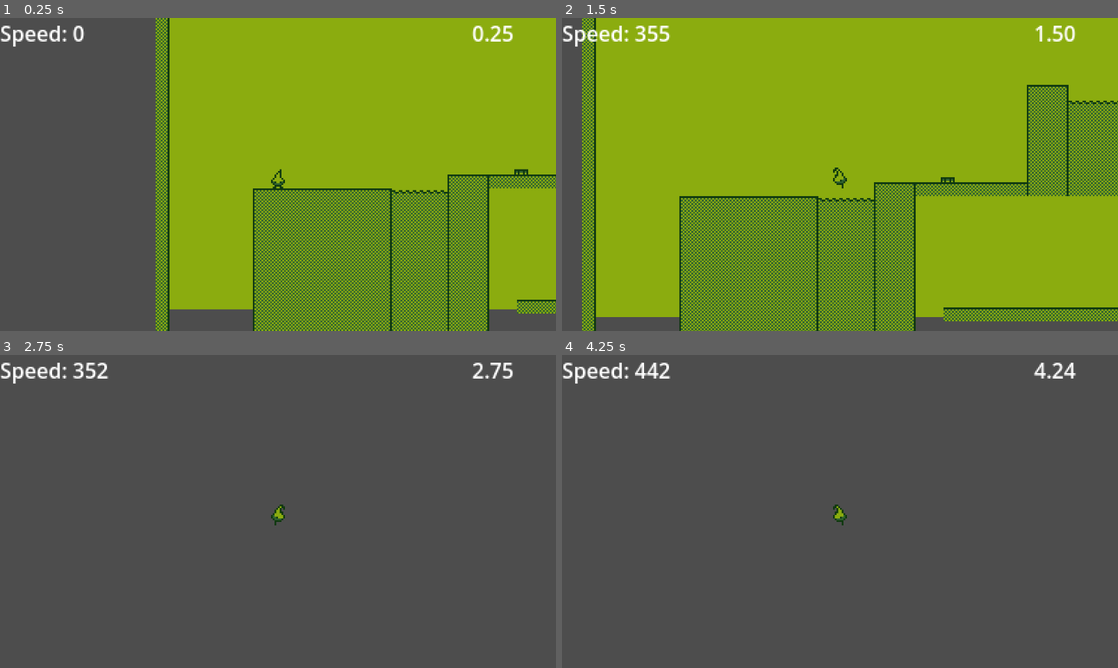
Above: before the commit, frames 1-4 (two rows, left to right).
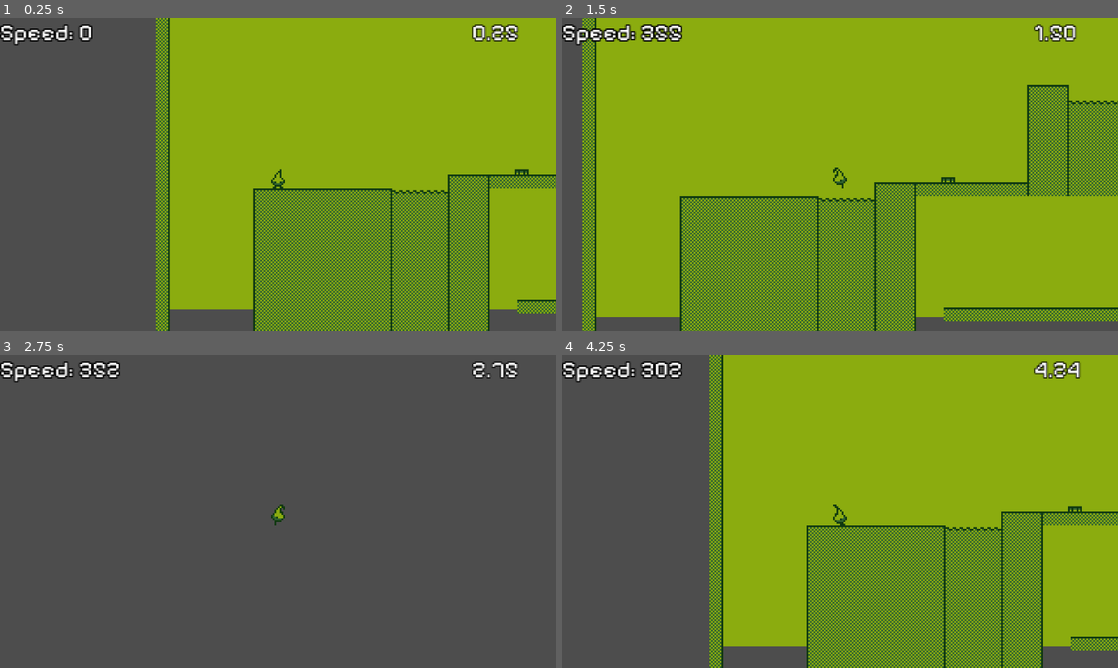
Above: after the commit, the same moments.

Repository: NokIkNick/Polymars-Gamejam
Game: Godot game, scene res://main.tscn
Same seed, same stepped clock (60 frames per second), same inputs: the game is played once before the commit and once after it.
Inputs:
- Up to frame 1 (0.25 s): no input
- Up to frame 2 (1.5 s): tap Enter (ui_accept) at 0.5 s; hold D (right) from 0.53 s (still down); tap Space (jump) at 0.77 s
- Up to frame 3 (2.75 s): tap Space (jump) at 1.52 s; release D (right) at 2.03 s; hold A (left) from 2.03 s (still down)
- Up to frame 4 (4.25 s): release A (left) at 2.78 s; hold D (right) from 2.78 s (still down); tap Space (jump) at 3.02, 3.77 s; tap R (reset, bound only after the commit) at 4.15 s

The runs differ from the first frame. In frame 1, 8.5% of the frame differs, in the area x 0-100%, y 0-100%; in frame 2, 10%; in frame 3, 1.2%; in frame 4, 72%.
Error before the commit: Invalid access to property or key 'player_identifier' on a base object of type 'Nil'. (res://Leaderboard-fetcher.gd:82)

Commit message:
checkpoint system

Diff:
--- /dev/null
+++ b/game/canvas_layer.tscn
@@ -0,0 +1,29 @@
+[gd_scene load_steps=3 format=3 uid="uid://0nqmnmhfww8g"]
+
+[ext_resource type="Script" path="res://Timer.gd" id="1_5akns"]
+
+[sub_resource type="LabelSettings" id="LabelSettings_qj30n"]
+
+[node name="CanvasLayer" type="CanvasLayer"]
+
+[node name="SpeedLabel" type="Label" parent="."]
+texture_filter = 1
+offset_right = 48.0
+offset_bottom = 23.0
+scale = Vector2(3, 3)
+text = "Speed"
+label_settings = SubResource("LabelSettings_qj30n")
+
+[node name="Timer" type="Label" parent="."]
+texture_filter = 1
+anchors_preset = 1
+anchor_left = 1.0
+anchor_right = 1.0
+offset_left = -193.0
+offset_right = -129.0
+offset_bottom = 23.0
+grow_horizontal = 0
+scale = Vector2(3, 3)
+text = "00:00:00"
+script = ExtResource("1_5akns")
+metadata/_edit_use_anchors_ = true
--- /dev/null
+++ b/game/checkpoint.gd
@@ -0,0 +1,17 @@
+extends Area2D
+@onready var checkpoint = $"."
+
+
+# Called when the node enters the scene tree for the first time.
+func _ready():
+	pass # Replace with function body.
+
+
+# Called every frame. 'delta' is the elapsed time since the previous frame.
+func _process(delta):
+	pass
+
+
+func _on_body_shape_entered(body_rid, body, body_shape_index, local_shape_index):
+	if(body.name == "Player"):
+		body.set_checkpoint(checkpoint)
--- /dev/null
+++ b/game/checkpoint.tscn
@@ -0,0 +1,14 @@
+[gd_scene load_steps=3 format=3 uid="uid://c71i43tx4e2s5"]
+
+[ext_resource type="Script" path="res://checkpoint.gd" id="1_7or5l"]
+
+[sub_resource type="RectangleShape2D" id="RectangleShape2D_rar0n"]
+
+[node name="Checkpoint" type="Area2D"]
+scale = Vector2(3, 3)
+script = ExtResource("1_7or5l")
+
+[node name="CollisionShape2D" type="CollisionShape2D" parent="."]
+shape = SubResource("RectangleShape2D_rar0n")
+
+[connection signal="body_shape_entered" from="." to="." method="_on_body_shape_entered"]
--- a/game/main.tscn
+++ b/game/main.tscn
@@ -1,27 +1,44 @@
-[gd_scene load_steps=10 format=3 uid="uid://cdd6tnvri16ta"]
+[gd_scene load_steps=14 format=3 uid="uid://cdd6tnvri16ta"]
 
 [ext_resource type="Texture2D" uid="uid://d1fcdr1hk4m3m" path="res://sprites/background.png" id="1_n6kgs"]
+[ext_resource type="FontFile" uid="uid://ci8kelx4psd6p" path="res://fonts/PixelifySans-VariableFont_wght.ttf" id="1_p8ew8"]
 [ext_resource type="Script" path="res://Timer.gd" id="1_r5vfo"]
 [ext_resource type="Texture2D" uid="uid://bq2issv6q78h3" path="res://sprites/Tileset.png" id="2_cgqne"]
 [ext_resource type="PackedScene" uid="uid://dp1sgbeywsxsi" path="res://scenes/player.tscn" id="3_bwrsv"]
+[ext_resource type="PackedScene" uid="uid://c71i43tx4e2s5" path="res://checkpoint.tscn" id="5_qkdsd"]
 [ext_resource type="PackedScene" uid="uid://b40qcq5uv0kwm" path="res://steam_eruptor.tscn" id="5_t36ah"]
-[ext_resource type="Script" path="res://Leaderboard-fetcher.gd" id="6_ex8gf"]
+[ext_resource type="PackedScene" uid="uid://bnrday3kdke0" path="res://start_position.tscn" id="8_wg3pl"]
 
 [sub_resource type="GDScript" id="GDScript_md5l2"]
 script/source = "extends Node
 
 @onready var timer_label = $CanvasLayer/Timer
 @onready var timer = $Timer
+@onready var player = $Player
+@onready var start_position = $StartPosition
 
 # Called when the node enters the scene tree for the first time.
 func _ready():
-	pass # Replace with function body.
+	player.position = start_position.position
+	player.set_checkpoint(start_position)
 
 
 # Called every frame. 'delta' is the elapsed time since the previous frame.
 func _process(delta):
 	pass
 "
+
+[sub_resource type="LabelSettings" id="LabelSettings_uovmn"]
+font = ExtResource("1_p8ew8")
+font_size = 18
+outline_size = 4
+outline_color = Color(0, 0, 0, 1)
+
+[sub_resource type="LabelSettings" id="LabelSettings_3dm7a"]
+font = ExtResource("1_p8ew8")
+font_size = 18
+outline_size = 3
+outline_color = Color(0, 0, 0, 1)
 
 [sub_resource type="TileSetAtlasSource" id="TileSetAtlasSource_042gh"]
 texture = ExtResource("2_cgqne")
@@ -91,6 +108,7 @@
 offset_bottom = 23.0
 scale = Vector2(3, 3)
 text = "Speed"
+label_settings = SubResource("LabelSettings_uovmn")
 
 [node name="Timer" type="Label" parent="CanvasLayer"]
 texture_filter = 1
@@ -103,6 +121,7 @@
 grow_horizontal = 0
 scale = Vector2(3, 3)
 text = "00:00:00"
+label_settings = SubResource("LabelSettings_3dm7a")
 script = ExtResource("1_r5vfo")
 metadata/_edit_use_anchors_ = true
 
@@ -131,8 +150,13 @@
 position = Vector2(842, 400)
 scale = Vector2(4, 4)
 
+[node name="Checkpoint" parent="." instance=ExtResource("5_qkdsd")]
+position = Vector2(1069, 161)
+
 [node name="Player" parent="." instance=ExtResource("3_bwrsv")]
 position = Vector2(282, 410)
 
 [node name="Leaderboard-fetcher" type="Node" parent="."]
-script = ExtResource("6_ex8gf")
+
+[node name="StartPosition" parent="." instance=ExtResource("8_wg3pl")]
+position = Vector2(281, 416)
--- a/game/project.godot
+++ b/game/project.godot
@@ -44,6 +44,12 @@
 , Object(InputEventJoypadButton,"resource_local_to_scene":false,"resource_name":"","device":-1,"button_index":0,"pressure":0.0,"pressed":false,"script":null)
 ]
 }
+reset={
+"deadzone": 0.5,
+"events": [Object(InputEventKey,"resource_local_to_scene":false,"resource_name":"","device":-1,"window_id":0,"alt_pressed":false,"shift_pressed":false,"ctrl_pressed":false,"meta_pressed":false,"pressed":false,"keycode":0,"physical_keycode":82,"key_label":0,"unicode":114,"echo":false,"script":null)
+, Object(InputEventJoypadButton,"resource_local_to_scene":false,"resource_name":"","device":-1,"button_index":4,"pressure":0.0,"pressed":false,"script":null)
+]
+}
 
 [physics]
 
--- a/game/scenes/player.gd
+++ b/game/scenes/player.gd
@@ -5,11 +5,13 @@
 const ORIGINAL_SPEED = 300.0
 const MAX_SPEED = 1600.0
 const JUMP_VELOCITY = -900.0
+var last_checkpoint = null
 @onready var sprite_2d = $Sprite2D
 @onready var speed_label = $"../CanvasLayer/SpeedLabel"
 @onready var coyote_timer = $CoyoteTimer
 @onready var character_body_2d = $"."
 @onready var audio_stream_player = $AudioStreamPlayer
+@onready var ui = $"../UI"
 
 
 # Get the gravity from the project settings to be synced with RigidBody nodes.
@@ -18,9 +20,9 @@
 func update_speedometer():
 	speed_label.text = "Speed: %s"% abs(velocity.x)
 	if(speed >= 1200):
-		speed_label.set("theme_override_colors/font_color", Color(1.0,0.0,0.0,1.0))
+		speed_label.set_modulate(Color(1.0,0.0,0.0,1.0))
 	else:
-		speed_label.set("theme_override_colors/font_color", Color(255,255,255))
+		speed_label.set_modulate(Color(255,255,255))
 
 func update_run_animations():
 	if(velocity.x > 1  || velocity.x < -1):
@@ -82,6 +84,18 @@
 	if(speed < MAX_SPEED):
 		speed += amount
 
+func _ready():
+	last_checkpoint = null
+
+func reset():
+	if(last_checkpoint != null):
+		position = last_checkpoint.position
+		velocity.x = 0
+		velocity.y = 0
+
+func set_checkpoint(checkpoint) -> void:
+	last_checkpoint = checkpoint
+
 #update function
 func _physics_process(delta):
 
@@ -103,6 +117,10 @@
 	# Movement input
 	handle_movement()
 
+	#Manual Reset
+	if(Input.is_action_just_pressed("reset")):
+		reset()
+
 	var was_on_floor = is_on_floor()
 
 	move_and_slide()
--- /dev/null
+++ b/game/start_position.tscn
@@ -0,0 +1,9 @@
+[gd_scene load_steps=2 format=3 uid="uid://bnrday3kdke0"]
+
+[sub_resource type="RectangleShape2D" id="RectangleShape2D_kl2p7"]
+
+[node name="StartPosition" type="Area2D"]
+
+[node name="CollisionShape2D" type="CollisionShape2D" parent="."]
+scale = Vector2(3, 3)
+shape = SubResource("RectangleShape2D_kl2p7")
Binary file added: game/fonts/PixelifySans-VariableFont_wght.ttf
Not shown, added: game/fonts/PixelifySans-VariableFont_wght.ttf.import
